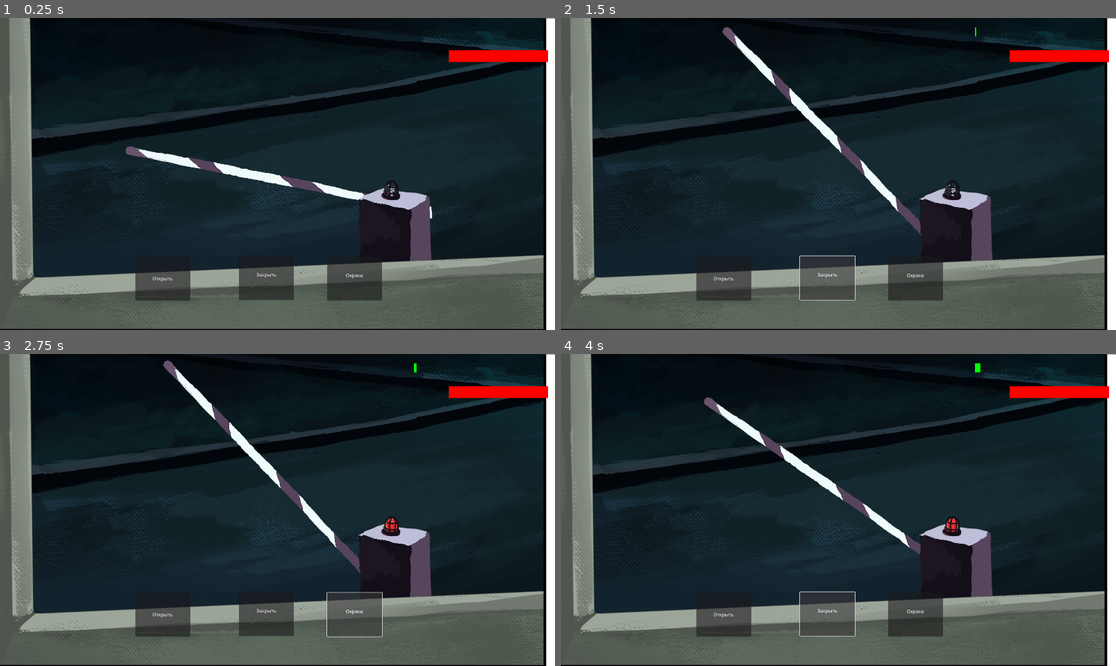
Above: before the commit, frames 1-4 (two rows, left to right).
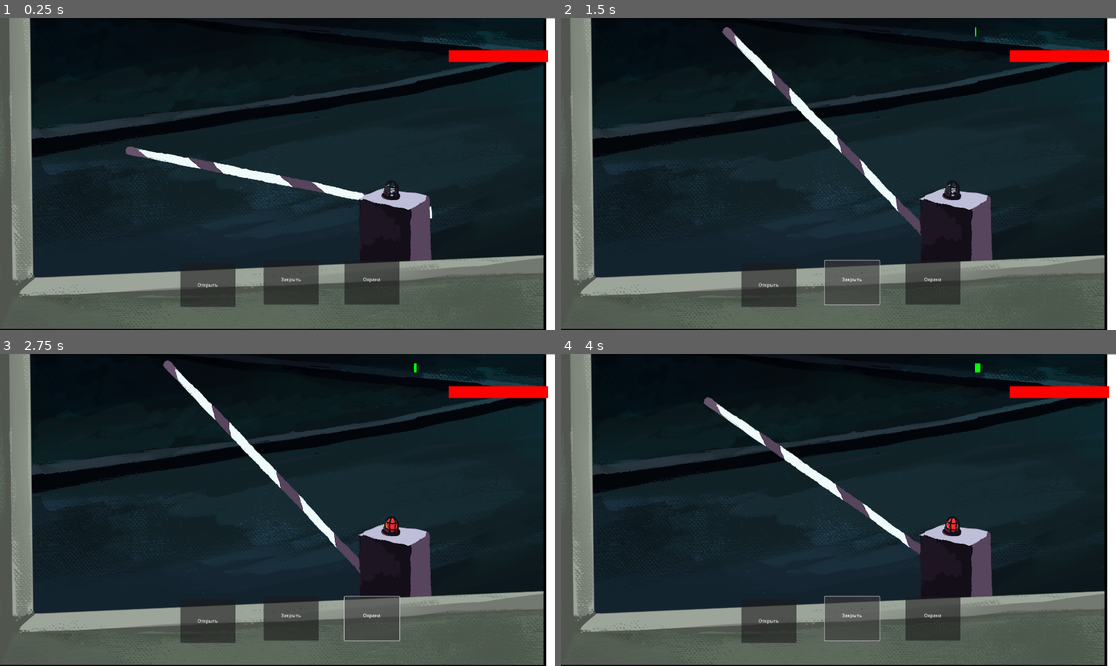
Above: after the commit, the same moments.

Repository: PistrunXvX/Unblock
Game: Godot game, scene res://Scenes/Main/main_scene.tscn
Two runs of this game, one before a commit and one after it. Both use one fixed random seed, a clock stepped at 60 frames per second and the inputs below.
Inputs:
- Up to frame 1 (0.25 s): no input
- Up to frame 2 (1.5 s): click "Открыть" at 0.5 s; click "Закрыть" at 1.25 s
- Up to frame 3 (2.75 s): click "Охрана" at 2 s
- Up to frame 4 (4 s): click "Открыть" at 2.75 s; click "Закрыть" at 3.5 s

The runs differ from the first frame. In frame 1, 3.8% of the frame differs, in the area x 24-72%, y 77-93%; in frame 2, 3.7%; in frame 3, 3.7%; in frame 4, 3.7%.

Commit message:
fix

Diff:
--- a/Scenes/GateWork/GateWork.tscn
+++ b/Scenes/GateWork/GateWork.tscn
@@ -81,27 +81,27 @@
 one_shot = true
 
 [node name="Open" type="Button" parent="."]
-offset_left = 508.0
-offset_top = 834.0
-offset_right = 698.0
-offset_bottom = 986.0
+offset_left = 664.0
+offset_top = 856.0
+offset_right = 854.0
+offset_bottom = 1008.0
 text = "Открыть
 "
 
 [node name="Close" type="Button" parent="."]
-offset_left = 867.0
-offset_top = 832.0
-offset_right = 1057.0
-offset_bottom = 984.0
+offset_left = 952.0
+offset_top = 848.0
+offset_right = 1142.0
+offset_bottom = 1000.0
 text = "Закрыть
 
 "
 
 [node name="GuardButton" type="Button" parent="."]
-offset_left = 1172.0
-offset_top = 834.0
-offset_right = 1362.0
-offset_bottom = 986.0
+offset_left = 1232.0
+offset_top = 848.0
+offset_right = 1422.0
+offset_bottom = 1000.0
 text = "Охрана
 
 "
